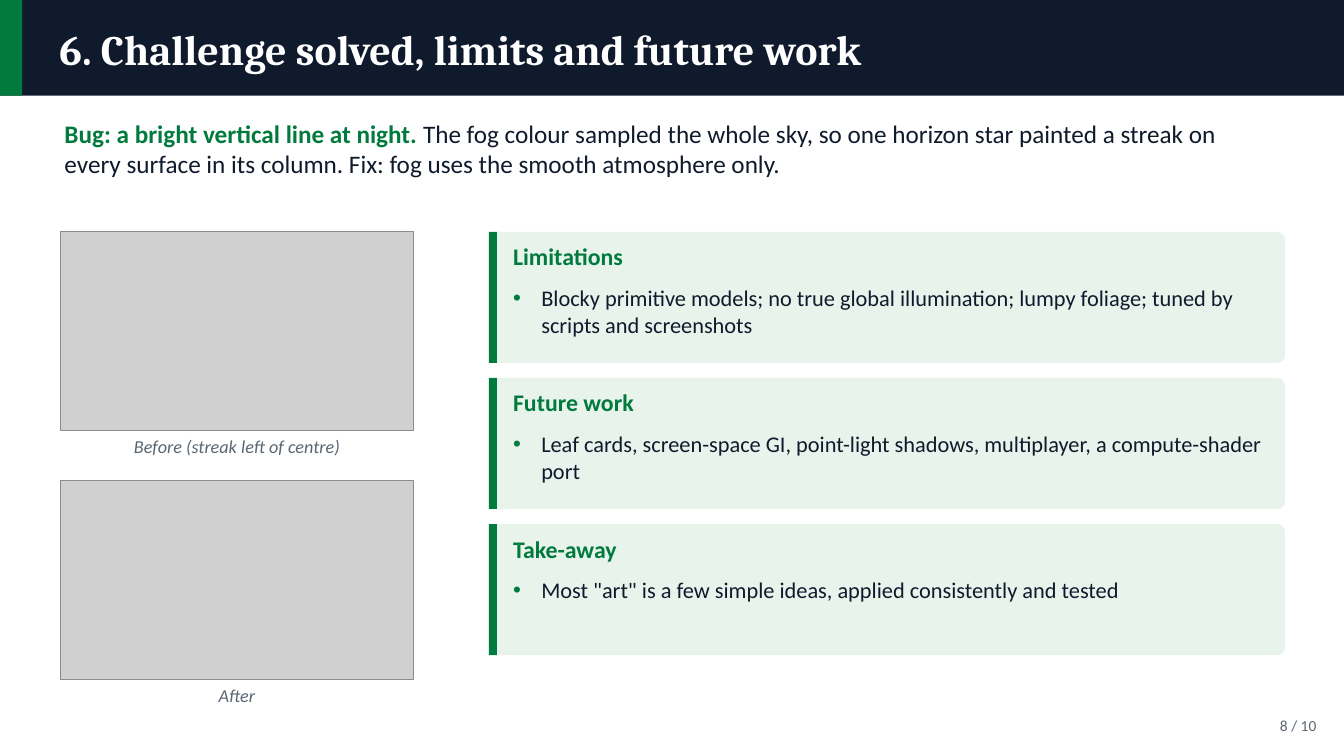
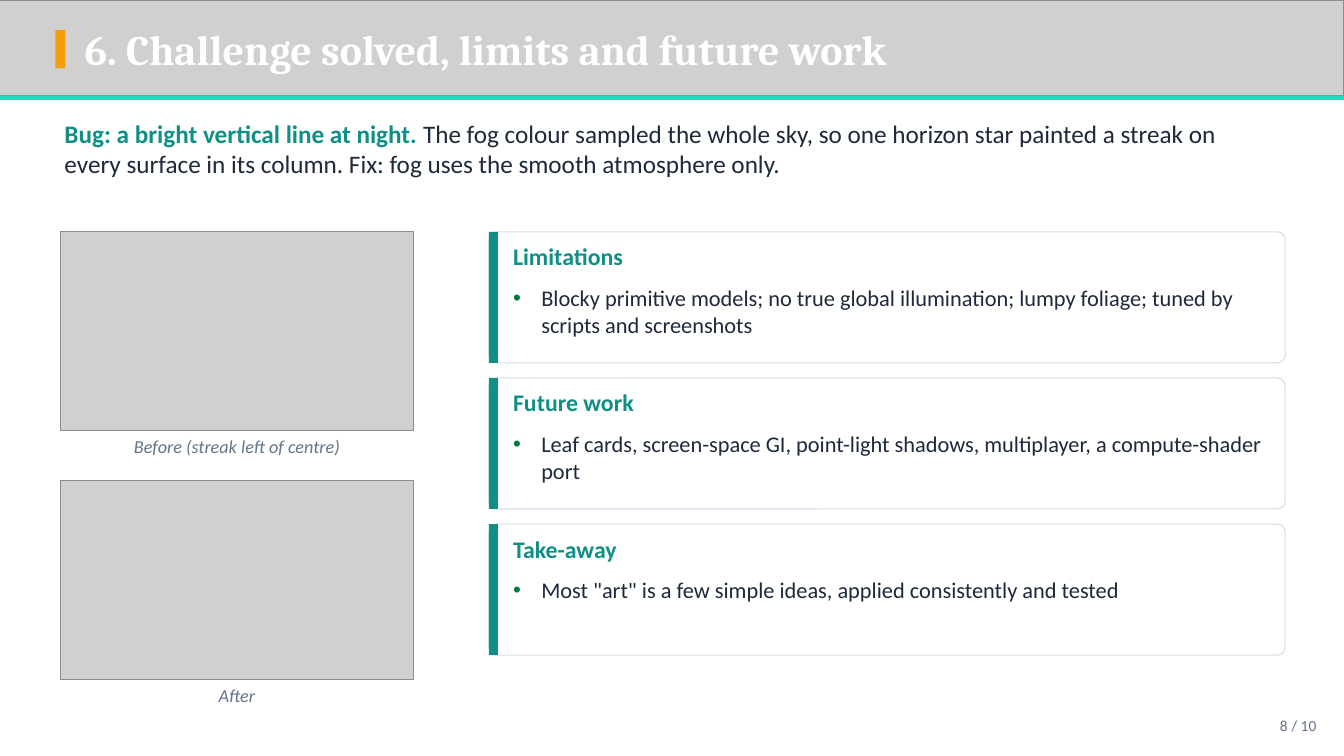
Before and after one commit to ShifatHasanGNS/Sentinel, a slide deck: slide 8 of Docs/Deliverables/Slides/Sentinel_Presentation.pptx. Drawn at 1344x756 pixels with LibreOffice and Linux fonts; fonts in the diff are those of the drawing; grey boxes stand for pictures; background and template pictures are left out. Boxes give left, top, right and bottom in pixels: in the first picture for what was removed or moved away, otherwise in the second. Text is boxed around its words. In the diff, an @@ line names an element or a change of style, - is before the commit and + after.

Commit message:
Slides: midnight-and-teal PPTX theme with procedurally generated backdrops

```diff
--- a/Docs/Deliverables/Slides/Sentinel_Presentation.pptx
+++ b/Docs/Deliverables/Slides/Sentinel_Presentation.pptx
@@ picture added at [0,0,1344,96] @@
@@ text "6. Challenge solved, limits and ...": place and size @@
-text "6. Challenge solved, limits and ..." at [59,35,862,75]
+text "6. Challenge solved, limits and ..." at [85,36,887,74]
@@ rectangle: place and size @@
-rectangle at [0,0,22,96]
+rectangle at [55,30,66,69]
@@ rectangle at [55,30,66,69]: fill #007A3D to #F59E0B @@
@@ rectangle: place and size @@
-rectangle at [0,0,1344,96]
+rectangle at [0,96,1344,100]
@@ rectangle at [0,96,1344,100]: fill #0F1B2D to #2DD4BF @@
@@ text "Bug: a bright vertical line ..." at [64,125,1216,178]: text colour #007A3D to #0F8F85 in "Bug: a bright vertical line at night."; text colour #0F1B2D to #1E293B in "The fog colour sampled the whole sky, ..." @@
@@ fill #E8F3EC to #FFFFFF; outline none to #D5DEE8 0.75 pt in 3 elements at [489,232,1286,363], [489,378,1286,509], [489,524,1286,655] @@
@@ fill #007A3D to #0F8F85 in 3 elements at [489,232,498,363], [489,378,498,509], [489,524,498,655] @@
@@ text colour #007A3D to #0F8F85 in 3 elements at [513,248,623,265], [513,394,633,411], [513,541,617,562] @@
@@ text colour #0F1B2D to #1E293B in 3 elements at [541,290,1233,337], [541,436,1261,483], [541,582,1119,602] @@
@@ text colour #5A6673 to #64748B in 3 elements at [1280,720,1317,731], [134,440,340,455], [219,689,255,702] @@
```
Also in this commit, not shown: 9 other slides changed, 6 other files.
